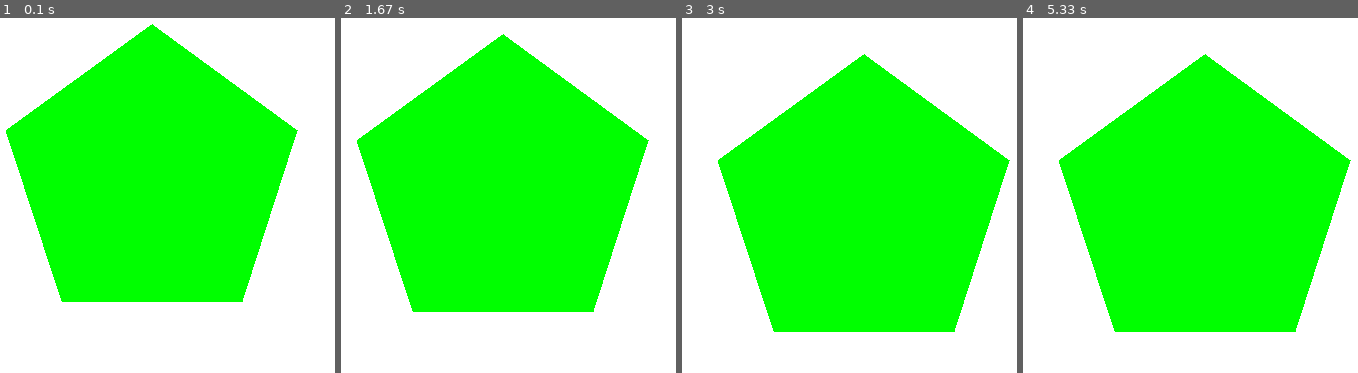
Above: before the commit, frames 1-4 (left to right).
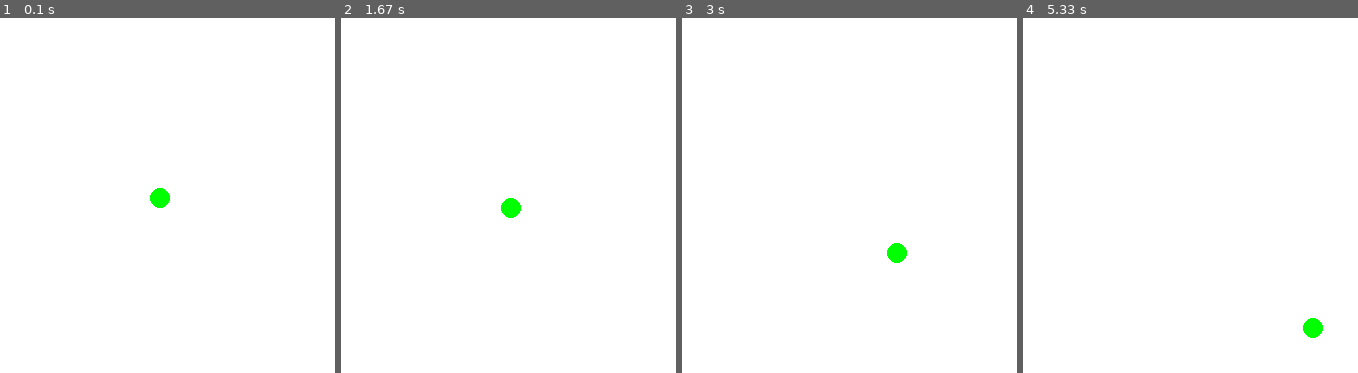
Above: after the commit, the same moments.

Repository: gdebord/hello_pygame
Game: pygame game, started from hello.py
Two runs of this game, one before a commit and one after it. Both use one fixed random seed, a clock stepped at 60 frames per second and the inputs below.
Inputs:
- Up to frame 1 (0.1 s): no input
- Up to frame 2 (1.67 s): tap Enter at 0.33 s
- Up to frame 3 (3 s): tap Space at 1.67, 2.13, 2.63 s
- Up to frame 4 (5.33 s): tap Space at 3.07, 3.57, 4.13, 4.58, 5.07 s

The runs differ from the first frame. In frame 1, 47% of the frame differs, in the area x 1-89%, y 1-80%; in frame 2, 47%; in frame 3, 47%; in frame 4, 47%, in the area x 10-98%, y 10-91%.

Commit message:
make ball bounce

Diff:
--- a/hello.py
+++ b/hello.py
@@ -1,4 +1,4 @@
-import pygame, sys, time
+import pygame, sys, time, math
 
 from pygame.locals import *
 
@@ -19,16 +19,20 @@
 DISPLAYSURF.fill(WHITE)
 #pygame.draw.polygon(DISPLAYSURF, GREEN, ((196,30),(341,136),(286,307),(106,307),(50,136)))
 
-x = 5
-diff = 5
-x_vector = 1
-y_vector = 1
+x = 200
+y = 200
+x_vector = 5
+y_vector = 5
 
 while True: # main game loop
+
+  DISPLAYSURF.fill(WHITE)
+  pygame.draw.circle(DISPLAYSURF, GREEN, (x,y), 10, 0)
 
   for event in pygame.event.get():
 
     DISPLAYSURF.fill(WHITE)
+    #pygame.draw.circle(DISPLAYSURF, GREEN, (200,200), 10, 0)
 
     if event.type == QUIT:
 
@@ -38,10 +42,22 @@
 
     else:
 
-      pygame.draw.polygon(DISPLAYSURF, GREEN, ((196+x_vector, 30+y_vector),(341+x_vector, 136+y_vector),(286+x_vector,307+y_vector),(106+x_vector,307+y_vector),(50+x_vector,136+y_vector)))
+      #pygame.draw.polygon(DISPLAYSURF, GREEN, ((196+x_vector, 30+y_vector),(341+x_vector, 136+y_vector),(286+x_vector,307+y_vector),(106+x_vector,307+y_vector),(50+x_vector,136+y_vector)))
+      x = math.floor(x + x_vector)
+      y = math.floor(y + y_vector)
+      pygame.draw.circle(DISPLAYSURF, GREEN, (x , y), 10, 0)
 
-      if x_vector < 50:
-        x_vector += 5
-        y_vector += 5
+      if (x > 400):
+        x_vector *= -1
+        x = 399
+      elif (y > 400):
+        y_vector *= -1
+        y = 399
+      elif (x < 0):
+        x_vector *= -1
+        x = 1
+      elif (y < 0):
+        y_vector *= -1
+        y = 1
 
     pygame.display.update()
